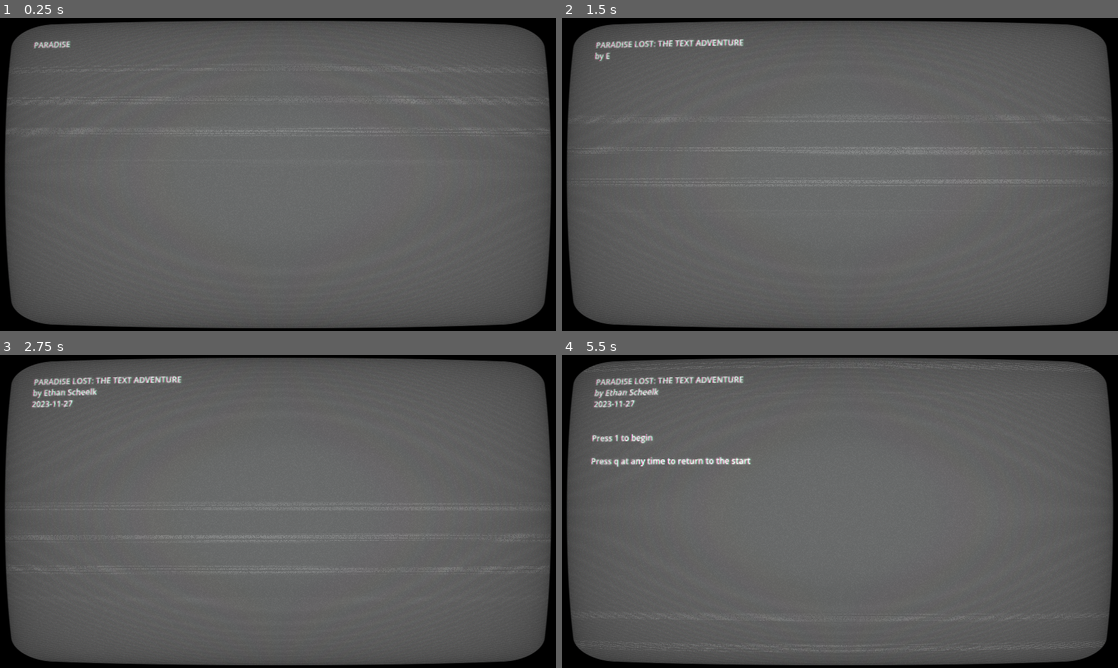
Above: before the commit, frames 1-4 (two rows, left to right).
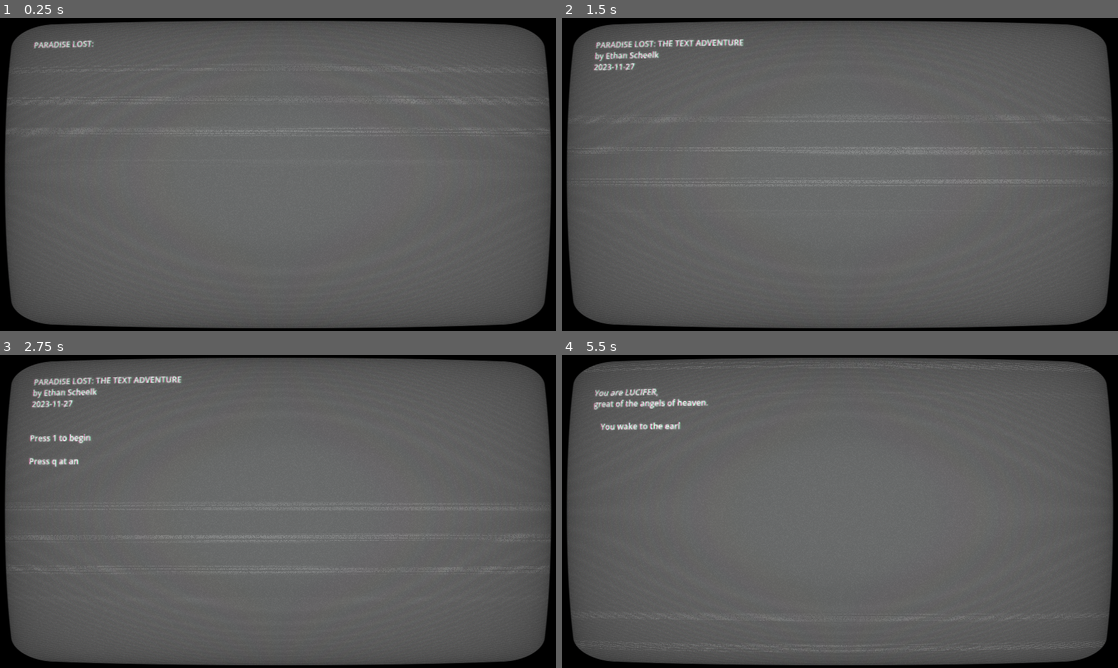
Above: after the commit, the same moments.

Repository: etscheelk/ParadiseLostTheAdventure
Game: Godot game, scene res://Main.tscn
Same seed, same stepped clock (60 frames per second), same inputs: the game is played once before the commit and once after it.
Inputs:
- Up to frame 1 (0.25 s): no input
- Up to frame 2 (1.5 s): hold 1 (1) 0.53-1.28 s; tap 2 (2) at 0.8, 1.35 s
- Up to frame 3 (2.75 s): tap 3 (3) at 1.55 s; hold 3 (3) from 2.03 s (still down); tap 4 (4) at 2.3 s
- Up to frame 4 (5.5 s): release 3 (3) at 2.78 s; tap 4 (4) at 2.85 s; tap 5 (5) at 3.05 s; hold 5 (5) 3.53-4.28 s; tap 1 (1) at 3.8, 4.35 s; tap 2 (2) at 4.55 s; hold 2 (2) from 5.03 s (still down); tap 3 (3) at 5.3 s

The runs differ from the first frame. In frame 1, less than 0.1% of the frame differs, in the area x 13-17%, y 7-10%; in frame 2, 0.3%; in frame 3, 0.3%; in frame 4, 1.8%, in the area x 5-34%, y 6-36%.

Commit message:
No progress :|

Diff:
--- a/Main.tscn
+++ b/Main.tscn
@@ -48,7 +48,6 @@
 scroll_following = true
 script = ExtResource("1_1fby8")
 w = ""
-spaceNF = 2
+charNF = 0
+spaceNF = 0
 newLineNF = 10
-
-[connection signal="doneWriting" from="Layout/RichTextLabel" to="." method="on_done_writing"]
--- a/Scripts/Main.gd
+++ b/Scripts/Main.gd
@@ -2,9 +2,6 @@
 
 var text : RichTextLabel
 var maxChoices : int = 6
-
-var options : Array = [["", ""], ["", ""], ["", ""], ["", ""], ["", ""], ["", ""]]
-var canSelectNow : bool = false
 
 var appreciationOfNature : int = 0
 var loveOfGod : int = 0
@@ -29,17 +26,9 @@
 	text.writeFromStart()
 
 	text.w += "\n\nPress 1 to begin\n\nPress q at any time to return to the start"
-	options[0] = [text.command.writeContinue,
-		"
-You are LUCIFER,
-great of the angels of heaven.
-
-	You wake to the early morn, light suffusing all.
-Your eye wanders upon the beauty about and see from atop your hill your companions in the distance."]
-
 	await text.doneWriting
 
-	var opt : int = await getopt([1])
+	var opt = await getopt([1])
 	text.w = "
 You are LUCIFER,
 great of the angels of heaven.
@@ -165,13 +154,13 @@
 		if opt == 1 or opt == 2:
 			await writeNormal("
 
-'We shall attend on our Lord's words,' you say.")
+'We will tread our own path,' you declare.")
 			await cont1()
 			await noattend()
 		elif opt == 3 or opt == 4:
 			await writeNormal("
 
-'We will tread our own path,' you declare.")
+'We shall attend on our Lord's words,' you say.")
 			await cont1()
 			await attend()
 	elif opt == 1:
@@ -272,7 +261,10 @@
 
 	await cont1("\n\n1. What is happening?")
 
-	writeNormal("")
+	await writeNormal("
+
+	The breeze of God's whispers returns.
+	Each stood aghast of ruin around them")
 
 
 
@@ -346,57 +338,21 @@
 func _input(event):
 	if event.is_action_pressed("1"):
 		optionNum.emit(1)
-#		doN(0)
 
 	if event.is_action_pressed("2"):
 		optionNum.emit(2)
-#		doN(1)
 
 	if event.is_action_pressed("3"):
 		optionNum.emit(3)
-#		doN(2)
 
 	if event.is_action_pressed("4"):
 		optionNum.emit(4)
-#		doN(3)
 
 	if event.is_action_pressed("5"):
 		optionNum.emit(5)
-#		doN(4)
 
 	if event.is_action_pressed("6"):
 		optionNum.emit(6)
-#		doN(5)
 
 	if event.is_action_pressed("quit"):
 		get_tree().change_scene_to_file("res://Main.tscn")
-
-	pass
-
-# Called every frame. 'delta' is the elapsed time since the previous frame.
-func _process(_delta):
-	pass
-
-func doN(n : int):
-	if not canSelectNow:
-		print("Can't select now")
-		return
-	if options[n] == ["", ""]:
-		print("Option [", n, "] not bound right now")
-		return
-	else:
-		canSelectNow = false
-#		text.w += options[n][1]
-		text.w = options[n][1]
-#		text.writeContinue()
-		text.writeFromStart()
-		print("Option [", n, "] chosen.")
-		_resetOptions()
-
-func _resetOptions() -> void:
-	for i in range(maxChoices):
-		options[i] = ["", ""]
-
-
-func on_done_writing():
-	canSelectNow = true
